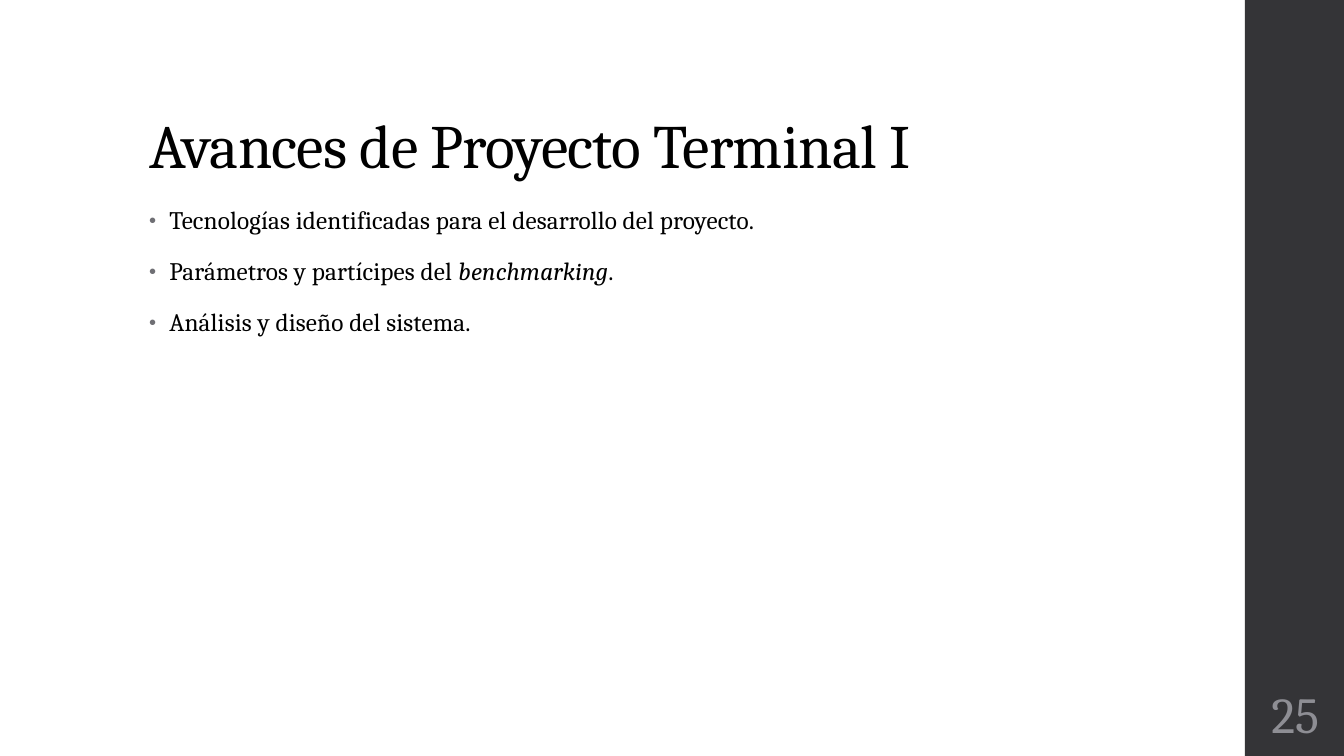
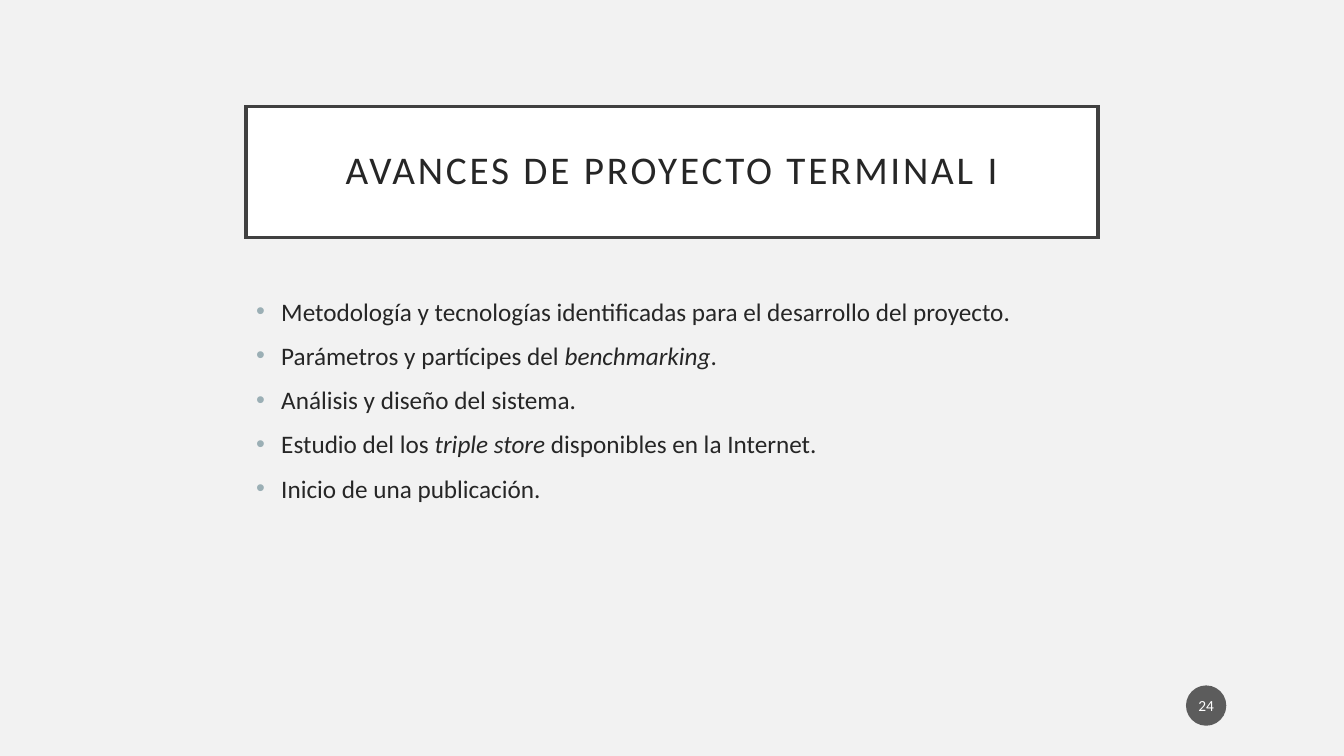
Before and after one commit to Osw1997/Proyecto-Terminal-1, a slide deck: slide 24 of Final/Presentacion.pptx (slide 25 before the commit). Drawn at 1344x756 pixels with LibreOffice and Linux fonts; fonts in the diff are those of the drawing. Boxes give left, top, right and bottom in pixels: in the first picture for what was removed or moved away, otherwise in the second. Text is boxed around its words. In the diff, an @@ line names an element or a change of style, - is before the commit and + after.

```diff
--- a/Final/Presentacion.pptx
+++ b/Final/Presentacion.pptx
@@ background #FFFFFF to #F2F2F2 @@
@@ rectangle removed at (1245,0,1344,756) @@
@@ title "AVANCES DE PROYECTO TERMINAL I": place and size @@
-title "AVANCES DE PROYECTO TERMINAL I" at (149,125,910,181)
+title "AVANCES DE PROYECTO TERMINAL I" at (246,106,1098,237)
@@ title "AVANCES DE PROYECTO TERMINAL I" at (246,106,1098,237): vertical alignment bottom to middle; fill none to #FFFFFF; outline none to #404040 2.5 pt @@
@@ title at (346,158,998,185): text changed; size 44 to 28 pt; font Cambria to Calibri; text colour #000000 to #262626 @@
-Avances de Proyecto Terminal I
+AVANCES DE PROYECTO TERMINAL I
@@ text "Metodología y tecnologías identificadas para ...": place and size @@
-text "Metodología y tecnologías identificadas para ..." at (169,211,754,337)
+text "Metodología y tecnologías identificadas para ..." at (281,303,1010,502)
@@ text at (281,303,1010,326): text changed; font Cambria to Calibri; text colour #000000 to #262626 @@
-• Tecnologías identificadas para el desarrollo del proyecto.
+• Metodología y tecnologías identificadas para el desarrollo del proyecto.
@@ text at (281,347,717,413): font Cambria to Calibri, text colour #000000 to #262626, letter spacing 0.1 to 0 pt in "Parámetros y partícipes del benchmarking.", "Análisis y diseño del sistema."; indent changed; line spacing 0.95 to 1; less space between paragraphs; bullet colour #6F6F74 to #9BAFB5 @@
@@ text at (281,435,816,502): paragraphs added @@
+• Estudio del los triple store disponibles en la Internet.
+• Inicio de una publicación.
@@ page number added at (1187,686,1227,726), fill #1D1D1D at 70% opacity, 11 pt, text #FFFFFF @@
+24
@@ page number removed at (1271,699,1319,733) @@
-25
```
Also in this commit, not shown: 22 other slides changed, 3 slides added, 4 slides removed.
